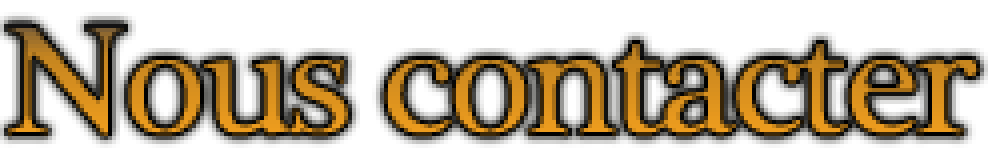
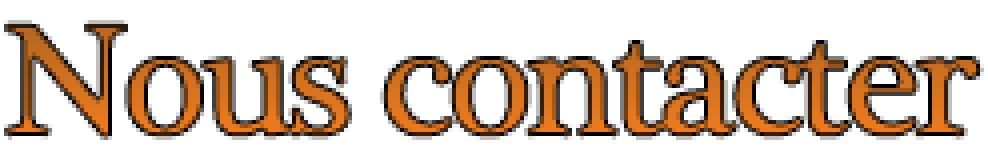
Comparing the layer stacks of the two 988 × 148 images. Changes:
pixels changed over (0, 12, 988, 148) (layer not identified)
